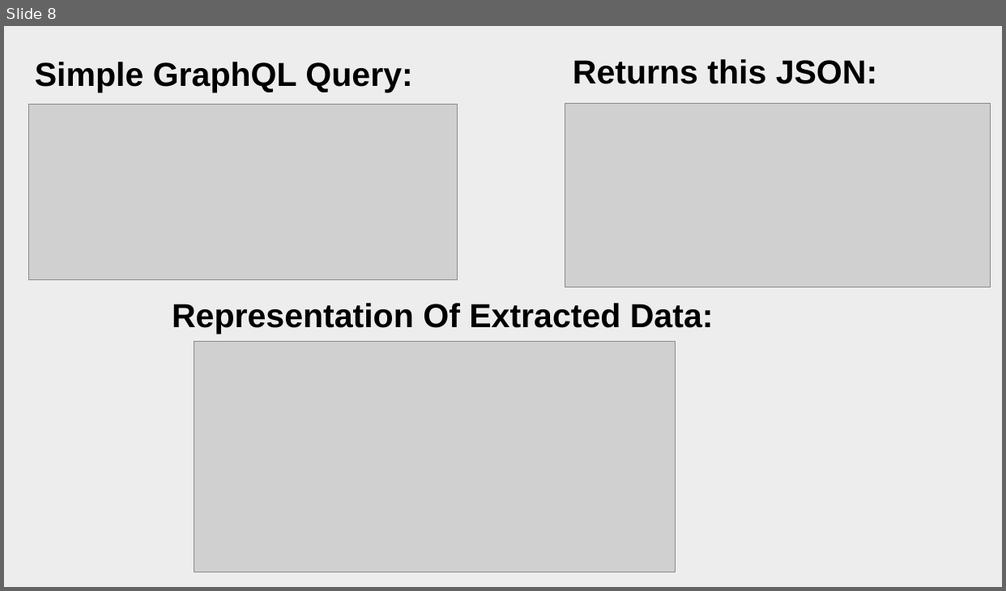
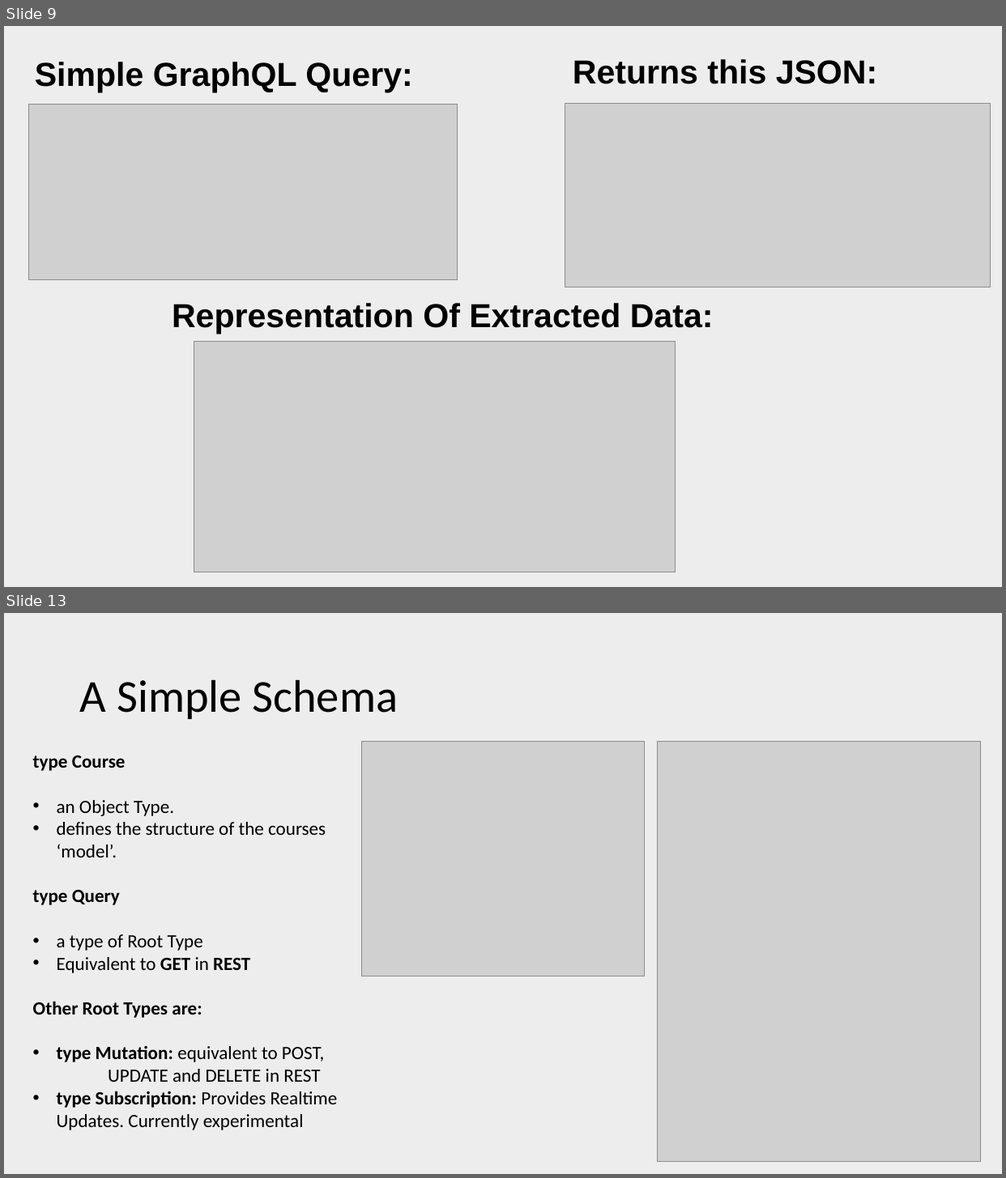
Before and after one commit to patelg123/graphql-presentation, a slide deck: current.pptx. Shown one above the other, each under a label of ours: slide 8 before the commit, slides 9 and 13 after it; the slides between them are not shown. The pictures are 1006x591 and 1006x1178 pixels, drawn with LibreOffice and Linux fonts; fonts in the diff are those of the drawing; grey boxes stand for pictures. Boxes give left, top, right and bottom in pixels: in the first picture for what was removed or moved away, otherwise in the second. Text is boxed around its words. In the diff, an @@ line names an element or a change of style, - is before the commit and + after.

```diff
--- a/current.pptx
+++ b/current.pptx
@@ slide 13 added at <box>4,613,1002,1174</box>, background #EDEDED @@
@@ title added at <box>80,679,398,719</box>, 44 pt, text #000000 @@
+A Simple Schema
@@ text added at <box>33,756,338,1131</box>, 18 pt, text #000000 @@
+type Course
+• an Object Type.
+• defines the structure of the courses ‘model’.
+type Query
+• a type of Root Type
+• Equivalent to GET in REST
+Other Root Types are:
+• type Mutation: equivalent to POST,
+UPDATE and DELETE in REST
+• type Subscription: Provides Realtime Updates. Currently experimental
@@ picture added at <box>362,741,645,976</box> @@
@@ picture added at <box>658,741,980,1161</box> @@
@@ what was slide 8 is now slide 9 @@
```
Also in this commit, not shown: 7 other slides added, 3 other files.
